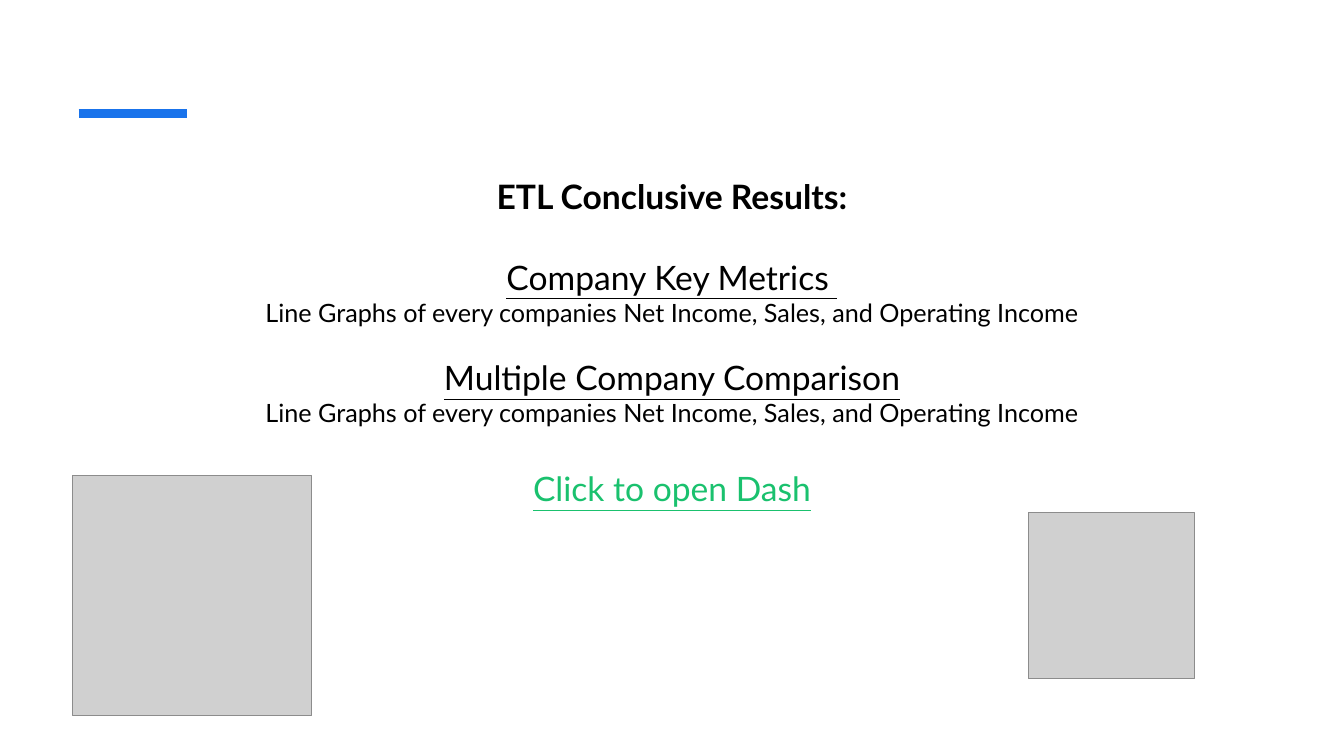
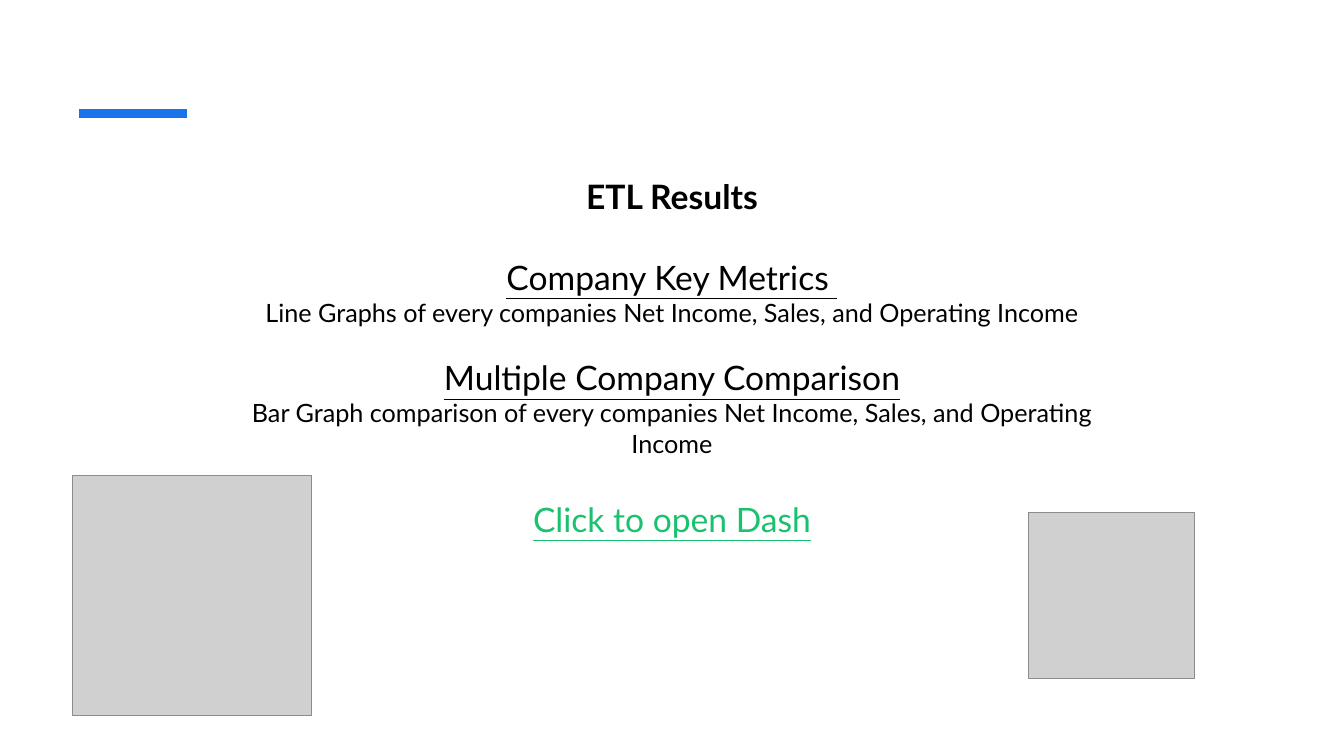
Before and after one commit to jayxu9000/epsPredictor, a slide deck: slide 10 of environment/Capstone Presentation Slides.pptx (slide 9 before the commit). Drawn at 1344x756 pixels with LibreOffice and Linux fonts; fonts in the diff are those of the drawing; grey boxes stand for pictures. Boxes give left, top, right and bottom in pixels: in the first picture for what was removed or moved away, otherwise in the second. Text is boxed around its words. In the diff, an @@ line names an element or a change of style, - is before the commit and + after.

Commit message:
Corrected presentation typos and reran my code

```diff
--- a/environment/Capstone Presentation Slides.pptx
+++ b/environment/Capstone Presentation Slides.pptx
@@ title at bbox=[252, 184, 1091, 538]: text changed @@
-ETL Conclusive Results:
-Company Key Metrics
-Line Graphs of every companies Net Income, Sales, and Operating Income
-Multiple Company Comparison
-Line Graphs of every companies Net Income, Sales, and Operating Income
-Click to open Dash
+ETL Results
+Company Key Metrics
+Line Graphs of every companies Net Income, Sales, and Operating Income
+Multiple Company Comparison
+Bar Graph comparison of every companies Net Income, Sales, and Operating Income
+Click to open Dash
```
Also in this commit, not shown: 3 other slides changed, 2 slides added, 53 other files.
